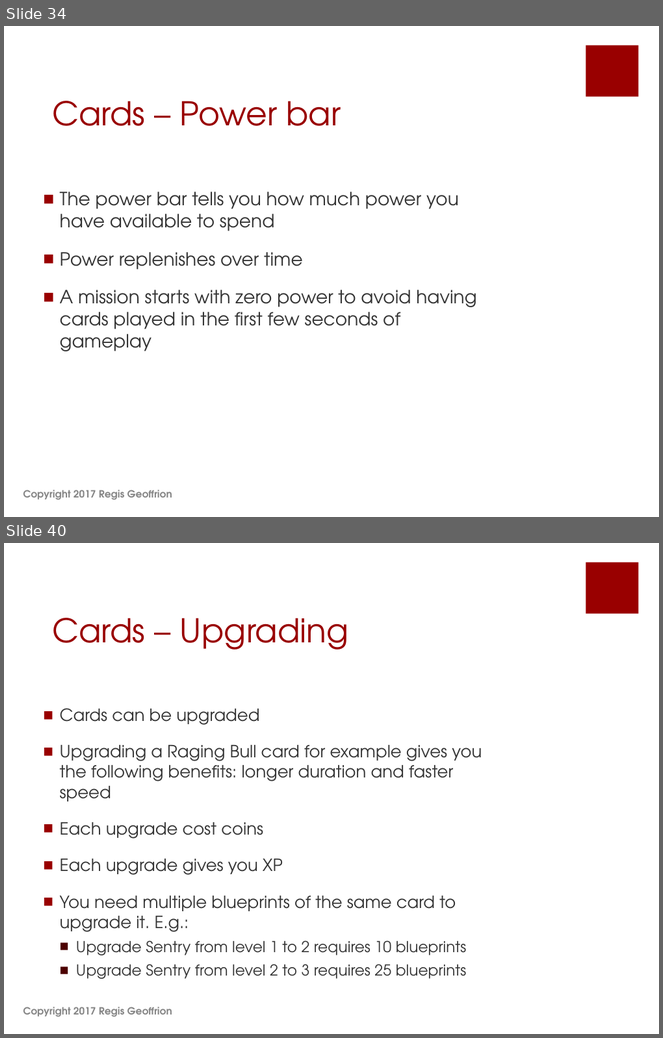
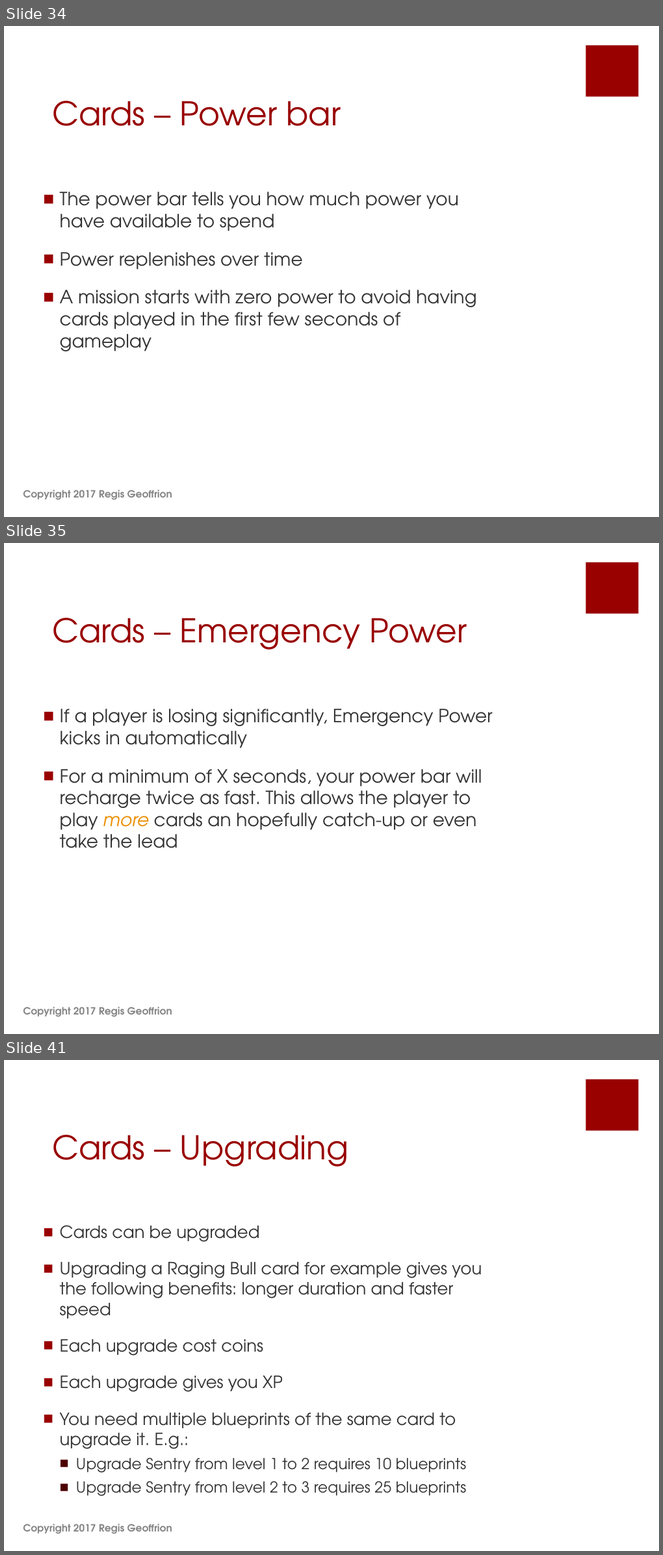
Before and after one commit to shahbazGamedev/Hero-s-Run, a slide deck: Documents/Earth Alone.pptx. Shown one above the other, each under a label of ours: slides 34 and 40 before the commit, slides 34, 35 and 41 after it; the slides between them are not shown. The pictures are 663x1038 and 663x1555 pixels, drawn with LibreOffice and Linux fonts; fonts in the diff are those of the drawing. Boxes give left, top, right and bottom in pixels: in the first picture for what was removed or moved away, otherwise in the second. Text is boxed around its words. In the diff, an @@ line names an element or a change of style, - is before the commit and + after.

```diff
--- a/Documents/Earth Alone.pptx
+++ b/Documents/Earth Alone.pptx
@@ slide 35 added at (4,543,659,1034), background #FFFFFF; not listed: 1 template element that a slide beside it also shows @@
@@ title added at (52,618,467,650), 36 pt, text #990000 @@
+Cards – Emergency Power
@@ text added at (60,709,492,849), 20 pt, text #333333 @@
+■ If a player is losing significantly, Emergency Power kicks in automatically
+■ For a minimum of X seconds, your power bar will recharge twice as fast. This allows the player to play more cards an hopefully catch-up or even take the lead
@@ text added at (23,1007,172,1017), 11 pt, text #858585, bold @@
+Copyright 2017 Regis Geoffrion
@@ what was slide 40 is now slide 41 @@
```
Also in this commit, not shown: 14 slides changed.
